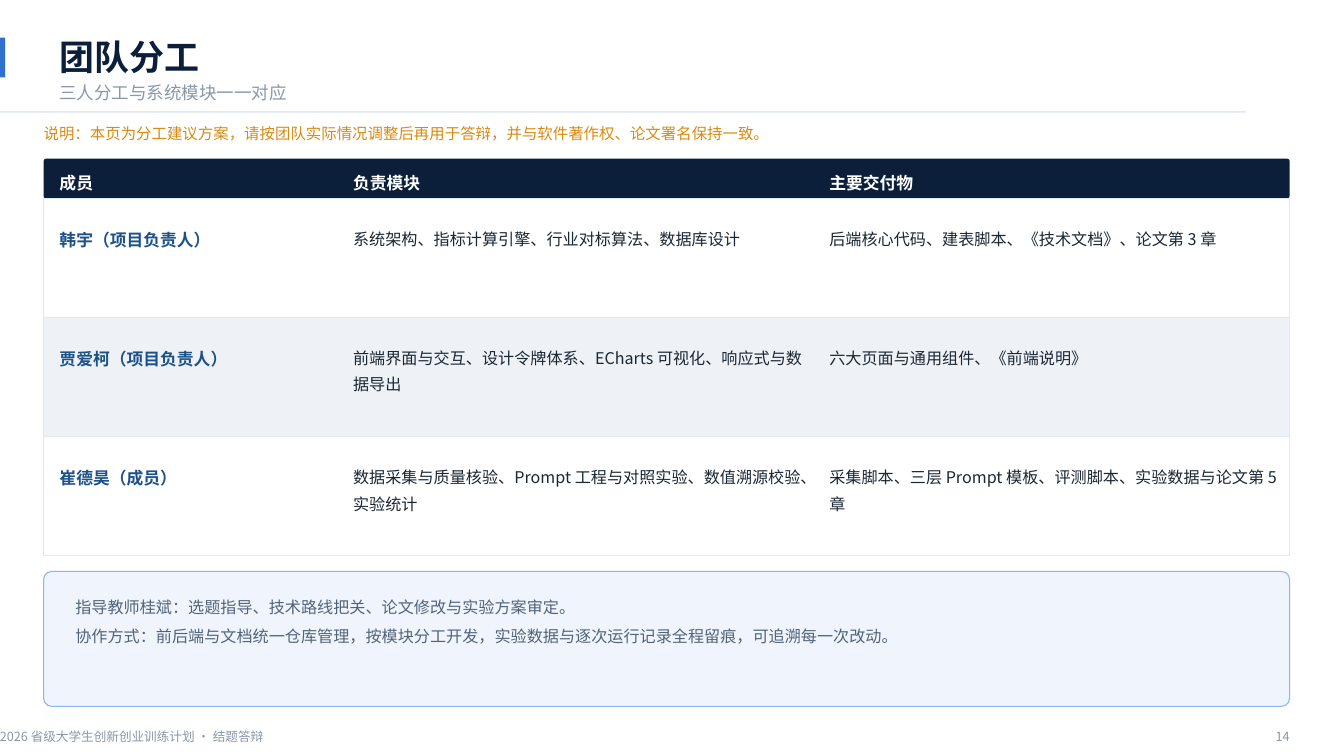
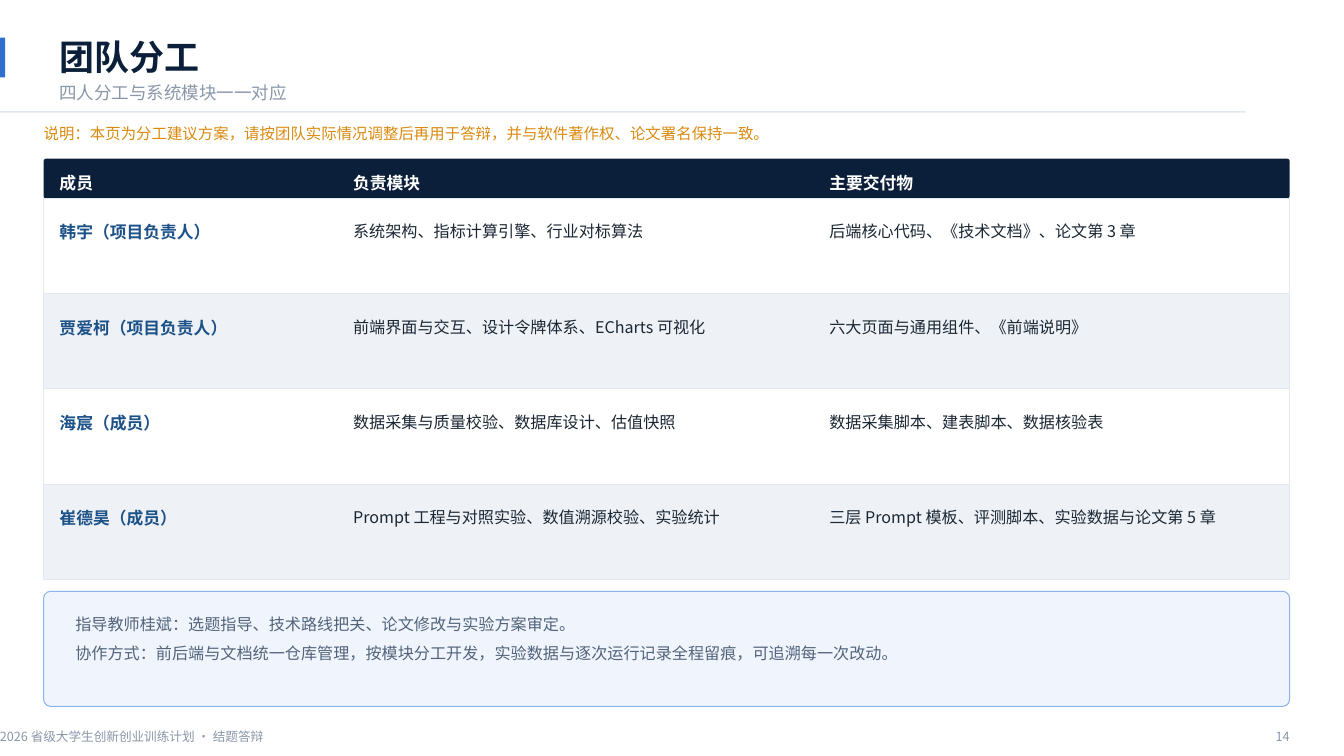
Before and after one commit to Han-fengyecanxue/prompt_project, a slide deck: slide 14 of 答辩材料/答辩PPT_财报智读.pptx. Drawn at 1344x756 pixels with LibreOffice and Linux fonts; fonts in the diff are those of the drawing. Boxes give left, top, right and bottom in pixels: in the first picture for what was removed or moved away, otherwise in the second. Text is boxed around its words. In the diff, an @@ line names an element or a change of style, - is before the commit and + after.

Commit message:
docs: 成员名单与申报书对齐——恢复海宸为项目成员(4人), 分工与署名同步

```diff
--- a/答辩材料/答辩PPT_财报智读.pptx
+++ b/答辩材料/答辩PPT_财报智读.pptx
@@ text at box(59, 84, 286, 101): text changed @@
-三人分工与系统模块一一对应
+四人分工与系统模块一一对应
@@ rectangle: place and size @@
-rectangle at box(43, 199, 1290, 318)
+rectangle at box(43, 199, 1290, 293)
@@ text "韩宇（项目负责人）": place and size @@
-text "韩宇（项目负责人）" at box(59, 231, 210, 248)
+text "韩宇（项目负责人）" at box(59, 223, 210, 240)
@@ text at box(353, 223, 643, 239): text changed @@
-系统架构、指标计算引擎、行业对标算法、数据库设计
+系统架构、指标计算引擎、行业对标算法
@@ text at box(829, 223, 1136, 239): text changed @@
-后端核心代码、建表脚本、《技术文档》、论文第 3 章
+后端核心代码、《技术文档》、论文第 3 章
@@ rectangle: place and size @@
-rectangle at box(43, 318, 1290, 437)
+rectangle at box(43, 293, 1290, 388)
@@ text "贾爱柯（项目负责人）": place and size @@
-text "贾爱柯（项目负责人）" at box(59, 350, 227, 367)
+text "贾爱柯（项目负责人）" at box(59, 319, 227, 336)
@@ text at box(353, 319, 705, 335): text changed @@
-前端界面与交互、设计令牌体系、ECharts 可视化、响应式与数据导出
+前端界面与交互、设计令牌体系、ECharts 可视化
@@ text "六大页面与通用组件、《前端说明》": place and size @@
-text "六大页面与通用组件、《前端说明》" at box(829, 350, 1087, 366)
+text "六大页面与通用组件、《前端说明》" at box(829, 319, 1087, 335)
@@ rectangle: place and size @@
-rectangle at box(43, 437, 1290, 556)
+rectangle at box(43, 389, 1290, 484)
@@ text added at box(59, 414, 160, 431), 12 pt, text #1D5288, bold @@
+海宸（成员）
@@ text at box(353, 414, 675, 430): text changed @@
-数据采集与质量核验、Prompt 工程与对照实验、数值溯源校验、实验统计
+数据采集与质量校验、数据库设计、估值快照
@@ text at box(829, 414, 1103, 430): text changed @@
-采集脚本、三层 Prompt 模板、评测脚本、实验数据与论文第 5 章
+数据采集脚本、建表脚本、数据核验表
@@ rectangle added at box(43, 484, 1290, 579), fill #EEF2F7, outline #E1E8F0 0.75 pt @@
@@ text "崔德昊（成员）": place and size @@
-text "崔德昊（成员）" at box(59, 469, 176, 486)
+text "崔德昊（成员）" at box(59, 509, 176, 526)
@@ text added at box(353, 509, 720, 527), 11.5 pt, text #1B2733 @@
+Prompt 工程与对照实验、数值溯源校验、实验统计
@@ text added at box(829, 509, 1216, 527), 11.5 pt, text #1B2733 @@
+三层 Prompt 模板、评测脚本、实验数据与论文第 5 章
@@ rounded rectangle: place and size @@
-rounded rectangle at box(43, 572, 1290, 707)
+rounded rectangle at box(43, 592, 1290, 707)
@@ text "指导教师桂斌：选题指导、技术路线把关、论文修改与实验方案审定。": place and size @@
-text "指导教师桂斌：选题指导、技术路线把关、论文修改与实验方案审定。" at box(75, 599, 897, 644)
+text "指导教师桂斌：选题指导、技术路线把关、论文修改与实验方案审定。" at box(75, 616, 897, 661)
```
Also in this commit, not shown: 1 other slide changed, 3 other files.
